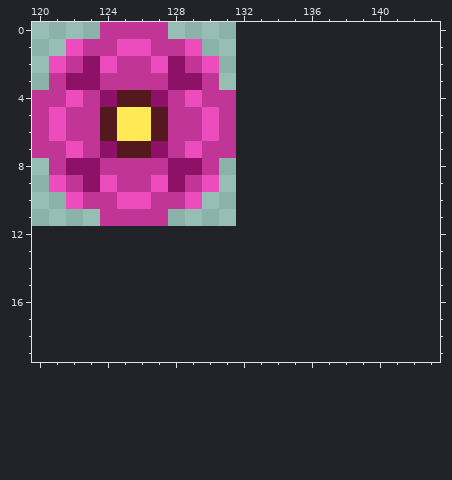
Pixel-art file -- growth_sprites/spritesheets/items_spritesheet.aseprite. The picture above was drawn from the file before the commit.
132x12 pixels, 1 frame. Colours within 5 levels of each other are drawn and written as one. Shown: x 120..143, y 0..19. The old version is drawn lined up with the new one, on the new canvas. The commit also changed other parts of the picture, which this record leaves out.
The same view after the edit:
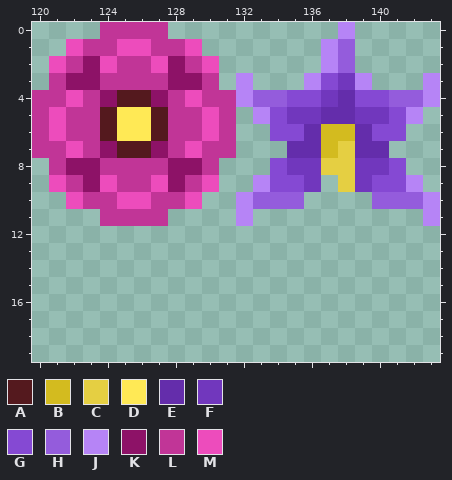
Palette (. is transparent): A #54191e  B #d3bb1f  C #e5cf42  D #ffe955  E #642dab  F #7137bd  G #8549d3  H #945cdc  J #b684f6  K #8d1267  L #c13597  M #ed4cbc
Edits made:
canvas 132x12 -> 144x24
The author put colour B in row 6 at x 137 to 138; in row 7 at x 137.
The author put colour C in row 7 at x 138; in row 8 at x 137 to 138; in row 9 at x 138.
The author put colour E in row 4 at x 138; in row 5 at x 137 to 138; in row 6 at x 136 and 139; in row 7 at x 135 to 136 and 139 to 140.
The author put colour F in row 3 at x 138; in row 4 at x 137; in row 5 at x 135 to 136 and 139 to 140; in row 8 at x 135 to 136 and 139 to 140; in row 9 at x 136 and 139.
The author put colour G in row 3 at x 137; in row 4 at x 135 to 136 and 139 to 140; in row 5 at x 134 and 141; in row 6 at x 134 to 135 and 140 to 141; in row 8 at x 134 and 141; in row 9 at x 134 to 135 and 140 to 141.
The author put colour H in rows 1 to 2 at x 138; in row 4 at x 133 to 134 and 141 to 142; in row 10 at x 133 to 135 and 140 to 142.
The author put colour J in row 0 at x 138; in rows 1 to 2 at x 137; in row 3 at x 132, 136, 139 and 143; in row 4 at x 132 and 143; in row 5 at x 133 and 142; in row 9 at x 133 and 142.
The author put colour J in rows 10 to 11 at x 132 and 143.
Changed places in both pictures, as pixel boxes (x1, y1, x2, y2):
added: (236, 22, 440, 226)
